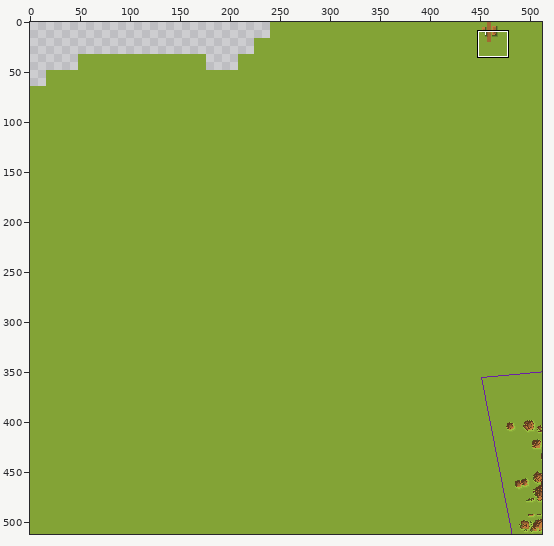
File history of a sprite sheet, tiles/-6,0.png. The picture above shows the old version from afar; the outline marks the close-up.
Close-up. As it was:
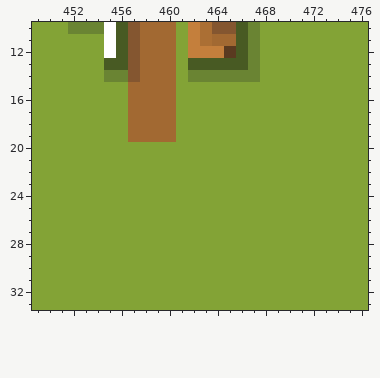
The file is 512x512 pixels. Colours within 5 levels of each other are drawn and written as one. Shown: x 449..476, y 10..33.
After:
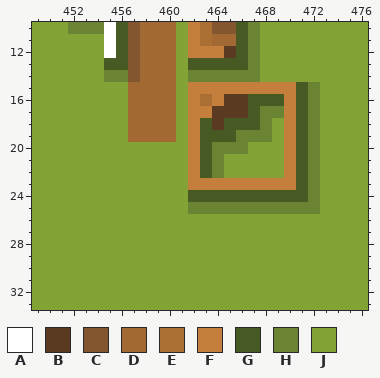
Palette (. is transparent): A #ffffff  B #5a3a20  C #845630  D #a26932  E #ab6f34  F #c47f3c  G #485a23  H #6a8433  J #83a336
The edit:
y 15: x 462..472 JJJJJJJJJJJ -> FFFFFFFFFGH
y 16: x 462..472 JJJJJJJJJJJ -> FEFBBGGGFGH
y 17: x 462..472 JJJJJJJJJJJ -> FFBBBGHHFGH
y 18: x 462..468 JJJJJJJ -> FGBGGGH; x 470..472 JJJ -> FGH
y 19: x 462..468 JJJJJJJ -> FGGGHHH; x 470..472 JJJ -> FGH
y 20: x 462..466 JJJJJ -> FGHHH; x 470..472 JJJ -> FGH
y 21..22: x 462..464 JJJ -> FGH; x 470..472 JJJ -> FGH
y 23: x 462..472 JJJJJJJJJJJ -> FFFFFFFFFGH
y 24: x 462..472 JJJJJJJJJJJ -> GGGGGGGGGGH
y 25: x 462..472 JJJJJJJJJJJ -> HHHHHHHHHHH
Pixel boxes of the changes (left, top, right, bottom) in both close-ups:
changed: (188, 82, 320, 214)
